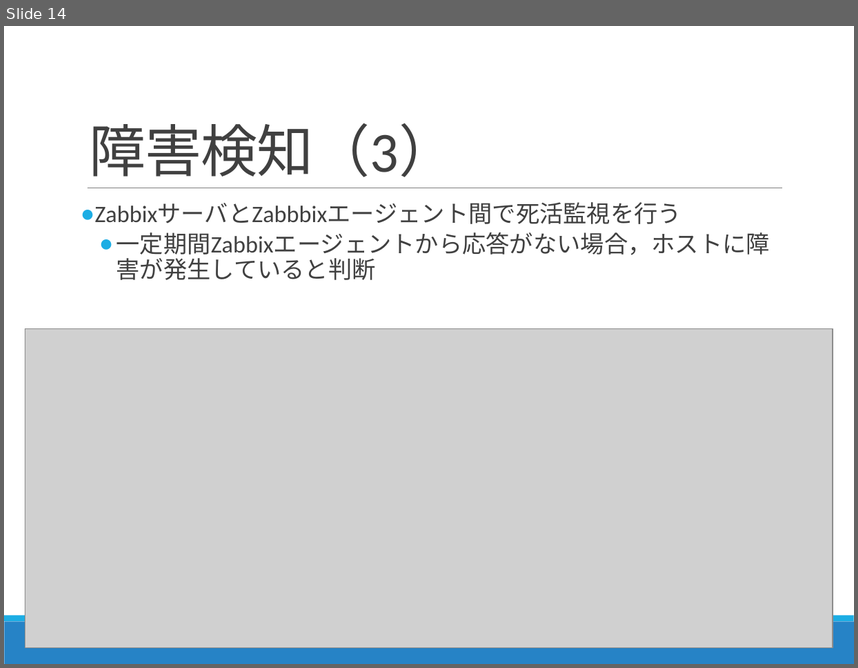
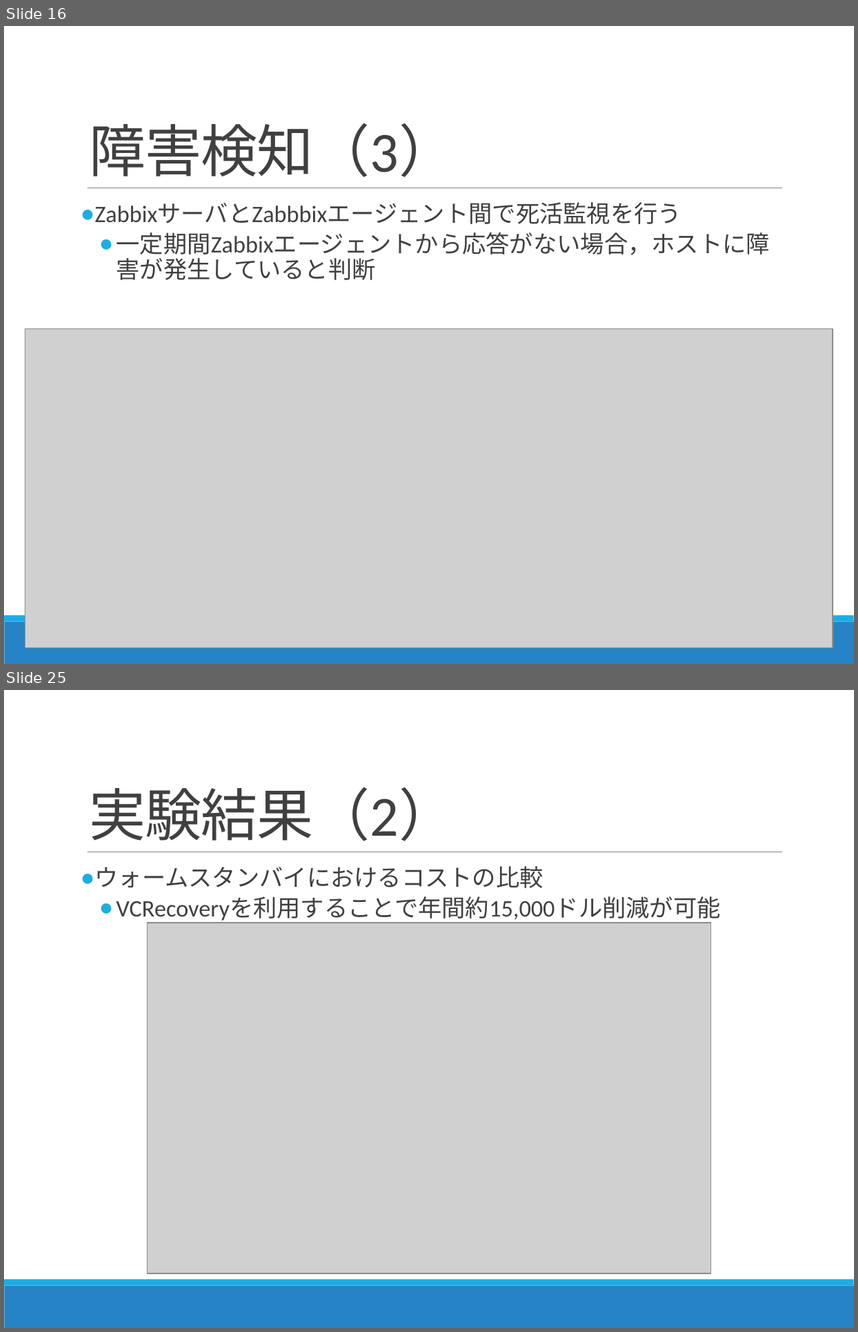
Before and after one commit to Kota0823/Document, a slide deck: 輪講2019-1_鈴木洸太.pptx. Shown one above the other, each under a label of ours: slide 14 before the commit, slides 16 and 25 after it; the slides between them are not shown. The pictures are 858x668 and 858x1332 pixels, drawn with LibreOffice and Linux fonts; fonts in the diff are those of the drawing; grey boxes stand for pictures. Boxes give left, top, right and bottom in pixels: in the first picture for what was removed or moved away, otherwise in the second. Text is boxed around its words. In the diff, an @@ line names an element or a change of style, - is before the commit and + after.

```diff
--- a/輪講2019-1_鈴木洸太.pptx
+++ b/輪講2019-1_鈴木洸太.pptx
@@ slide 25 added at bbox=[4, 690, 854, 1328], background #FFFFFF; not listed: 3 template elements that a slide beside it also shows @@
@@ title added at bbox=[89, 787, 455, 841], 48 pt, text #404040 @@
+実験結果（2）
@@ text added at bbox=[95, 866, 721, 923], 20 pt, text #404040 @@
+● ウォームスタンバイにおけるコストの比較
+  ● VCRecoveryを利用することで年間約15,000ドル削減が可能
@@ picture added at bbox=[147, 923, 711, 1273] @@
@@ what was slide 14 is now slide 16 @@
```
Also in this commit, not shown: 6 slides changed, 10 other slides added, 1 other file.
